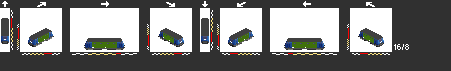
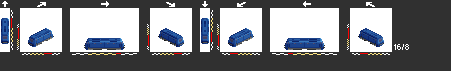
Layers edited between the first and the second 451x71 image:
hid "dsb1", painted on it over <box>1,18,383,50</box>
painted on "me" over <box>1,36,383,50</box>
